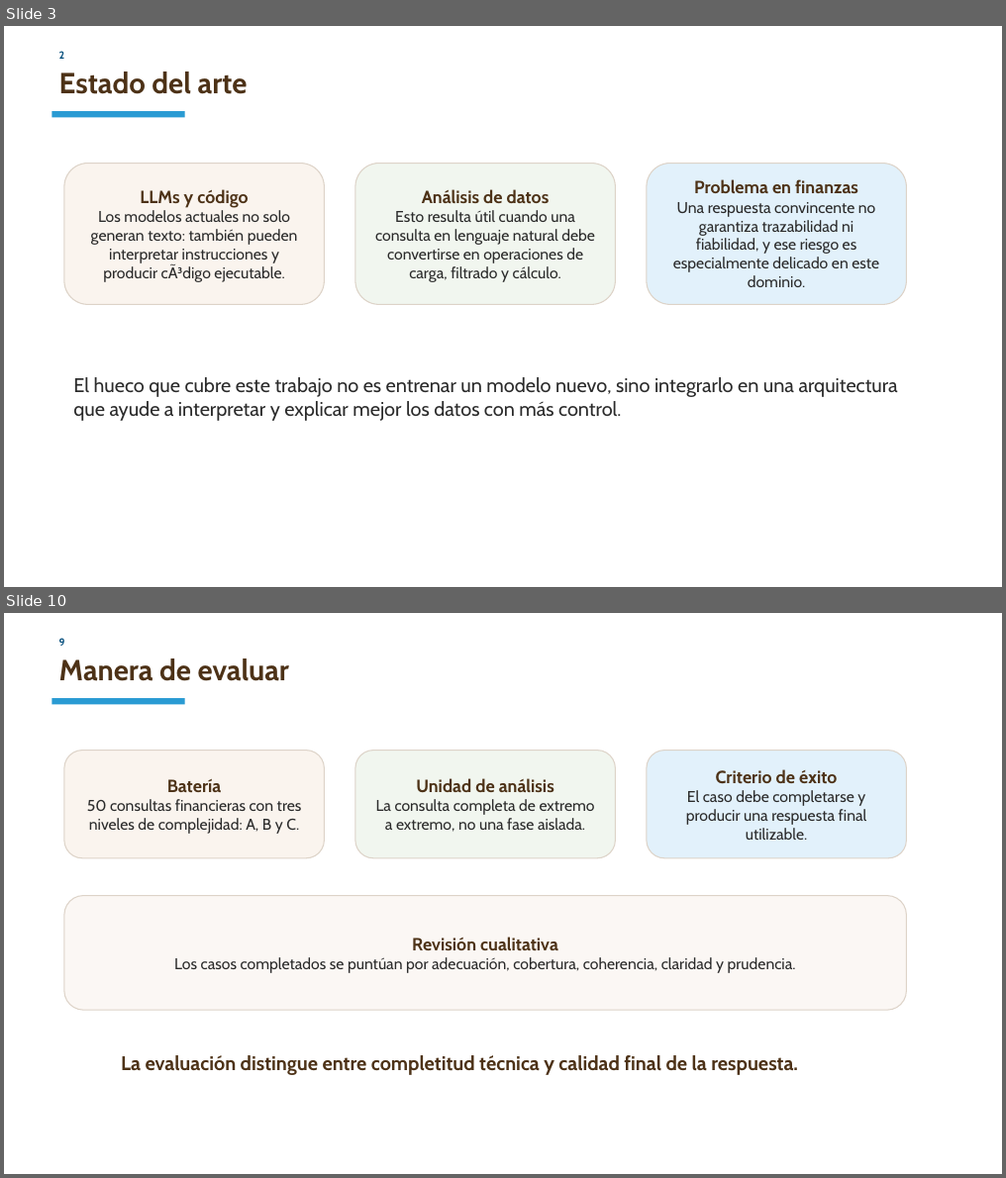
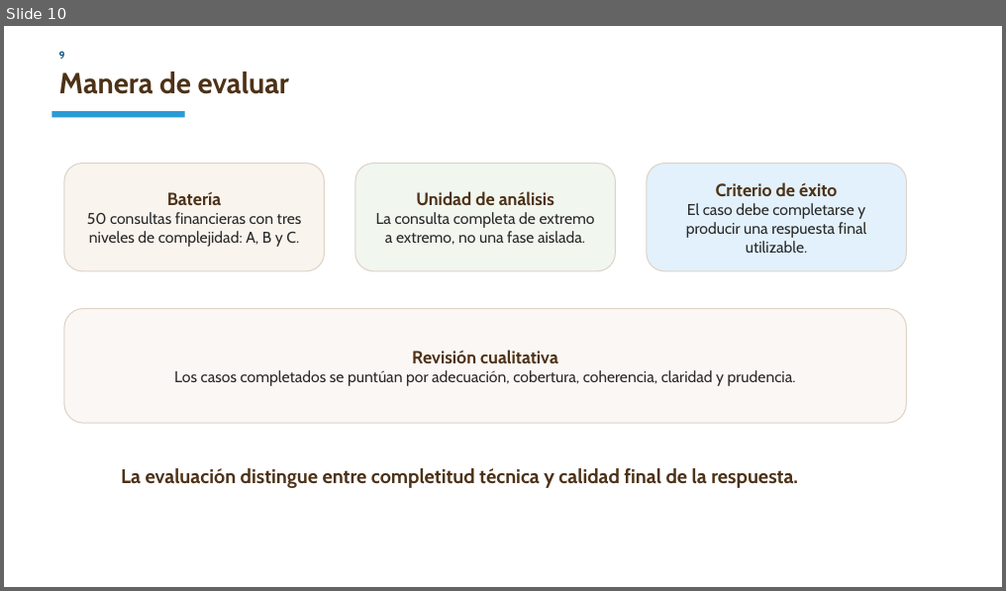
Before and after one commit to CarlosRuiz4102/tfm, a slide deck: docs/presentacion_tfm_15min_v4.pptx. Shown one above the other, each under a label of ours: slides 3 and 10 before the commit, slide 10 after it; the slides between them are not shown. The pictures are 1006x1178 and 1006x591 pixels, drawn with LibreOffice and Linux fonts; fonts in the diff are those of the drawing. Boxes give left, top, right and bottom in pixels: in the first picture for what was removed or moved away, otherwise in the second. Text is boxed around its words. In the diff, an @@ line names an element or a change of style, - is before the commit and + after.

```diff
--- a/docs/presentacion_tfm_15min_v4.pptx
+++ b/docs/presentacion_tfm_15min_v4.pptx
@@ slide 3 removed at [4,26,1002,587], background #FFFFFF @@
@@ text removed at [59,51,65,59] @@
-2
@@ text removed at [59,72,248,94] @@
-Estado del arte
@@ rectangle removed at [52,111,185,117] @@
@@ rounded rectangle removed at [64,163,325,304] @@
-LLMs y código
-Los modelos actuales no solo generan texto: también pueden interpretar instrucciones y producir cÃ³digo ejecutable.
@@ rounded rectangle removed at [355,163,615,304] @@
-Análisis de datos
-Esto resulta útil cuando una consulta en lenguaje natural debe convertirse en operaciones de carga, filtrado y cálculo.
@@ rounded rectangle removed at [647,163,906,304] @@
-Problema en finanzas
-Una respuesta convincente no garantiza trazabilidad ni fiabilidad, y ese riesgo es especialmente delicado en este dominio.
@@ text removed at [73,377,898,421] @@
-El hueco que cubre este trabajo no es entrenar un modelo nuevo, sino integrarlo en una arquitectura que ayude a interpretar y explicar mejor los datos con más control.
```
Also in this commit, not shown: 7 slides changed, 2 slides added, 1 other slide removed, 4 other files.
